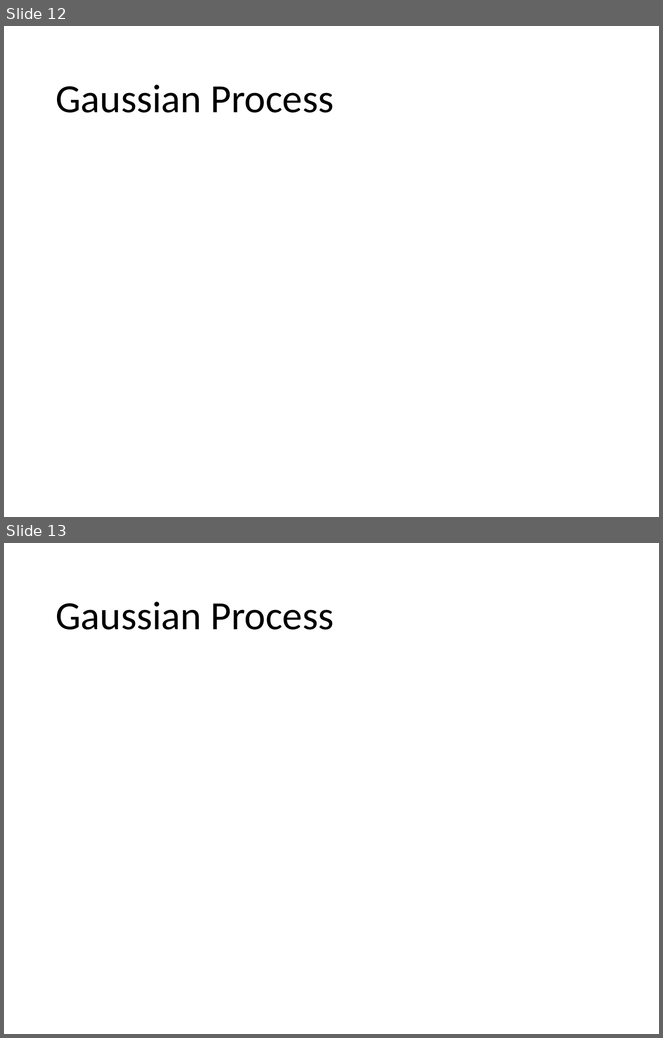
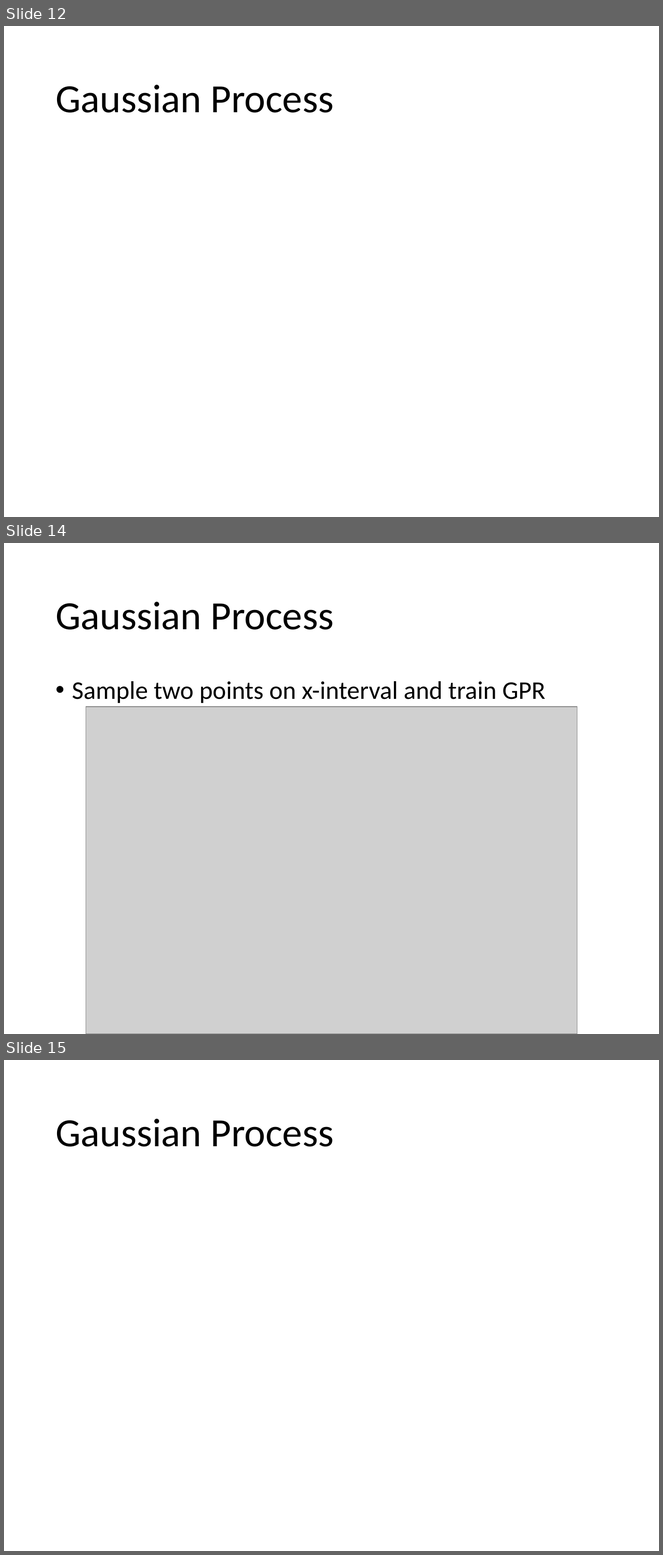
Before and after one commit to jkingphd/practical_bayes_opt, a slide deck: Data_science_nashville_jkk.pptx. Shown one above the other, each under a label of ours: slides 12 and 13 before the commit, slides 12, 14 and 15 after it; the slides between them are not shown. The pictures are 663x1038 and 663x1555 pixels, drawn with LibreOffice and Linux fonts; fonts in the diff are those of the drawing; grey boxes stand for pictures. Boxes give left, top, right and bottom in pixels: in the first picture for what was removed or moved away, otherwise in the second. Text is boxed around its words. In the diff, an @@ line names an element or a change of style, - is before the commit and + after.

Commit message:
Added scaling notebook and new images for Powerpoint. Also updated to PPT.

```diff
--- a/Data_science_nashville_jkk.pptx
+++ b/Data_science_nashville_jkk.pptx
@@ slide 14 added at (4, 543, 659, 1034), background #FFFFFF @@
@@ title added at (55, 602, 334, 630), 44 pt, text #000000 @@
+Gaussian Process
@@ text added at (72, 681, 546, 703), 28 pt, text #000000 @@
+• Sample two points on x-interval and train GPR
@@ picture added at (86, 707, 577, 1034) @@
@@ what was slide 13 is now slide 15 @@
```
Also in this commit, not shown: 4 slides changed, 5 other slides added, 1 slide removed, 9 other files.
